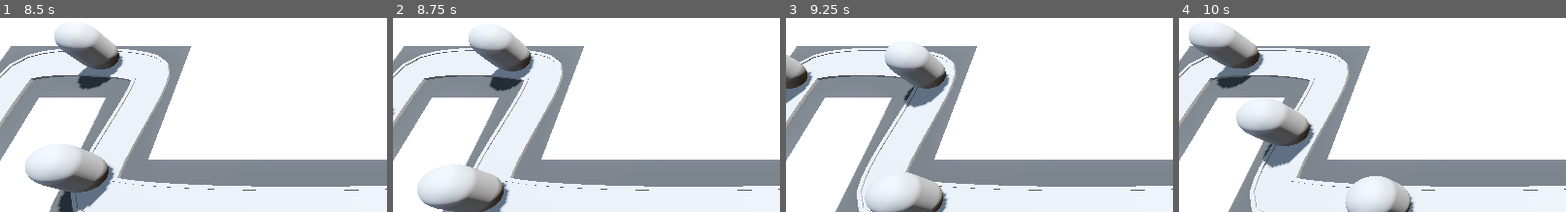
Above: before the commit, frames 1-4 (left to right).
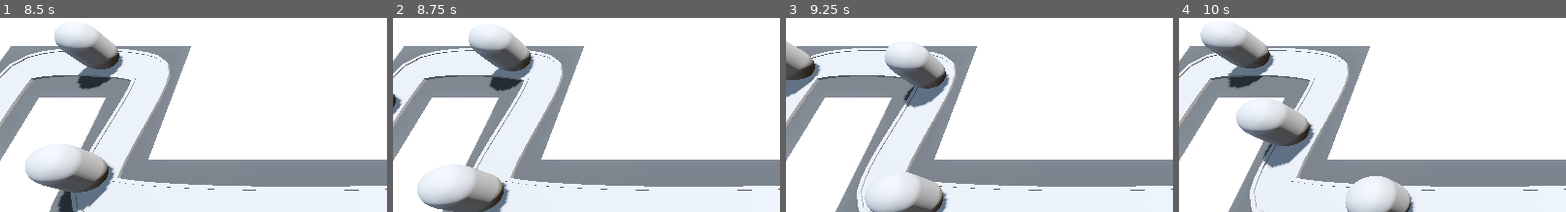
Above: after the commit, the same moments.

Repository: cosmo-the-deer/Barbarian-Blaster
Game: Godot game, scene res://BaseLevel.tscn
Same seed, same stepped clock (60 frames per second), same inputs: the game is played once before the commit and once after it.
Inputs (mouse positions are % of the whole screen's width and height, from its top left):
- Up to frame 1 (8.5 s): tap Enter at 0.5, 2, 3.5 s; move the mouse to (72, 38) at 0.52 s; press the mouse at (72, 38) at 0.53 s; tap Space at 1.25, 2.75, 4.25 s; move the mouse to (30, 49) at 1.27 s; release the mouse at (30, 49) at 1.28 s; click (30, 49) at 1.35 s; move the mouse to (60, 19) at 2.02 s; press the mouse at (60, 19) at 2.03 s; move the mouse to (45, 66) at 2.77 s; release the mouse at (45, 66) at 2.78 s; click (45, 66) at 2.85 s; move the mouse to (80, 61) at 3.52 s; press the mouse at (80, 61) at 3.53 s; move the mouse to (20, 27) at 4.27 s; release the mouse at (20, 27) at 4.28 s; click (20, 27) at 4.35 s; move the mouse to (55, 44) at 5.02 s; press the mouse at (55, 44) at 5.03 s; move the mouse to (35, 16) at 5.77 s; release the mouse at (35, 16) at 5.78 s; click (35, 16) at 5.85 s; move the mouse to (72, 38) at 6.52 s; press the mouse at (72, 38) at 6.53 s; move the mouse to (30, 49) at 7.27 s; release the mouse at (30, 49) at 7.28 s; click (30, 49) at 7.35 s; move the mouse to (60, 19) at 8.02 s; press the mouse at (60, 19) at 8.03 s
- Up to frame 2 (8.75 s): no input
- Up to frame 3 (9.25 s): move the mouse to (45, 66) at 8.77 s; release the mouse at (45, 66) at 8.78 s; click (45, 66) at 8.85 s
- Up to frame 4 (10 s): move the mouse to (80, 61) at 9.52 s; press the mouse at (80, 61) at 9.53 s
The pictures show only the part of the screen within x 0-50%, y 13-63%; the shares and areas given below are measured in that part.

Frame 1 is identical in both runs. In frame 2, 0.2% of the frame differs, in the area x 0-3%, y 39-51%; in frame 3, 1.4%; in frame 4, 2.7%, in the area x 2-25%, y 4-37%.

Commit message:
difficuty curves

Diff:
--- a/BaseLevel.tscn
+++ b/BaseLevel.tscn
@@ -8,6 +8,7 @@
 [ext_resource type="Script" uid="uid://vbmhpybewskl" path="res://turret_manager.gd" id="5_cwwxe"]
 [ext_resource type="PackedScene" uid="uid://255k6r0h230e" path="res://Turret/turret.tscn" id="6_ufkdr"]
 [ext_resource type="Script" uid="uid://bgwxbxp8e8xoc" path="res://bank.gd" id="8_tv3th"]
+[ext_resource type="PackedScene" uid="uid://3ruy1uvklmsw" path="res://DifficultyManager/difficulty_manager.tscn" id="9_xkmwr"]
 
 [sub_resource type="ProceduralSkyMaterial" id="ProceduralSkyMaterial_dq0bh"]
 sky_horizon_color = Color(0.662243, 0.671743, 0.686743, 1)
@@ -68,10 +69,11 @@
 [node name="Base" parent="." instance=ExtResource("3_o2j4u")]
 transform = Transform3D(1, 0, 0, 0, 1, 0, 0, 0, 1, 21, 0, -2)
 
-[node name="EnemyPath" type="Path3D" parent="."]
+[node name="EnemyPath" type="Path3D" parent="." node_paths=PackedStringArray("difficulty_manager")]
 curve = SubResource("Curve3D_lvb7b")
 script = ExtResource("4_ufkdr")
 enemy_scene = ExtResource("2_5x8ra")
+difficulty_manager = NodePath("../DifficultyManager")
 
 [node name="Road" type="CSGPolygon3D" parent="EnemyPath"]
 polygon = PackedVector2Array(-1, 0, -1, 0.1, 1, 0.1, 1, 0)
@@ -144,4 +146,6 @@
 text = "placeholder"
 label_settings = SubResource("LabelSettings_epnn3")
 
+[node name="DifficultyManager" parent="." instance=ExtResource("9_xkmwr")]
+
 [connection signal="timeout" from="Timer" to="EnemyPath" method="spawn_enemy"]
--- /dev/null
+++ b/DifficultyManager/difficulty_manager.gd
@@ -0,0 +1,20 @@
+extends Node
+
+@export var game_length := 30.0
+@export var spawn_time_curve: Curve
+@onready var timer: Timer = $Timer
+
+# Called when the node enters the scene tree for the first time.
+func _ready() -> void:
+	timer.start(game_length)
+
+
+# Called every frame. 'delta' is the elapsed time since the previous frame.
+func _process(delta: float) -> void:
+	print(get_spawn_time())
+
+func game_progresss_ratio() -> float:
+	return 1.0 - (timer.time_left / game_length)
+
+func get_spawn_time() -> float:
+	return spawn_time_curve.sample(game_progresss_ratio())
--- /dev/null
+++ b/DifficultyManager/difficulty_manager.tscn
@@ -0,0 +1,15 @@
+[gd_scene load_steps=3 format=3 uid="uid://3ruy1uvklmsw"]
+
+[ext_resource type="Script" uid="uid://re4683h5seuw" path="res://DifficultyManager/difficulty_manager.gd" id="1_ab1g6"]
+
+[sub_resource type="Curve" id="Curve_ab1g6"]
+_limits = [0.25, 2.0, 0.0, 1.0]
+_data = [Vector2(0, 2), 0.0, -1.75, 0, 1, Vector2(1, 0.25), -1.75, 0.0, 1, 0]
+point_count = 2
+
+[node name="DifficultyManager" type="Node"]
+script = ExtResource("1_ab1g6")
+spawn_time_curve = SubResource("Curve_ab1g6")
+
+[node name="Timer" type="Timer" parent="."]
+one_shot = true
--- a/enemy_path.gd
+++ b/enemy_path.gd
@@ -1,7 +1,10 @@
 extends Path3D
 
 @export var enemy_scene: PackedScene
+@export var difficulty_manager: Node
+@onready var timer: Timer = $"../Timer"
 
 func spawn_enemy() -> void:
 	var new_enemy = enemy_scene.instantiate()
 	add_child(new_enemy)
+	timer.wait_time = difficulty_manager.get_spawn_time()
Not shown: 1 places in BaseLevel.tscn that only renumber resources
Not shown, added: DifficultyManager/difficulty_manager.gd.uid
